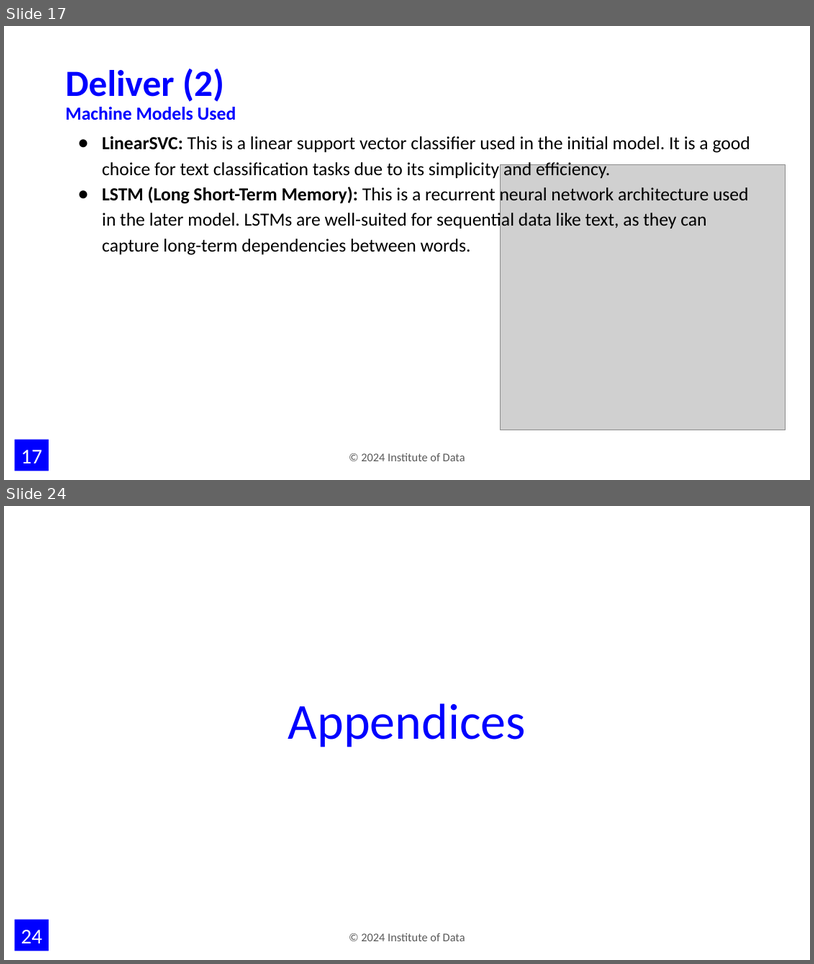
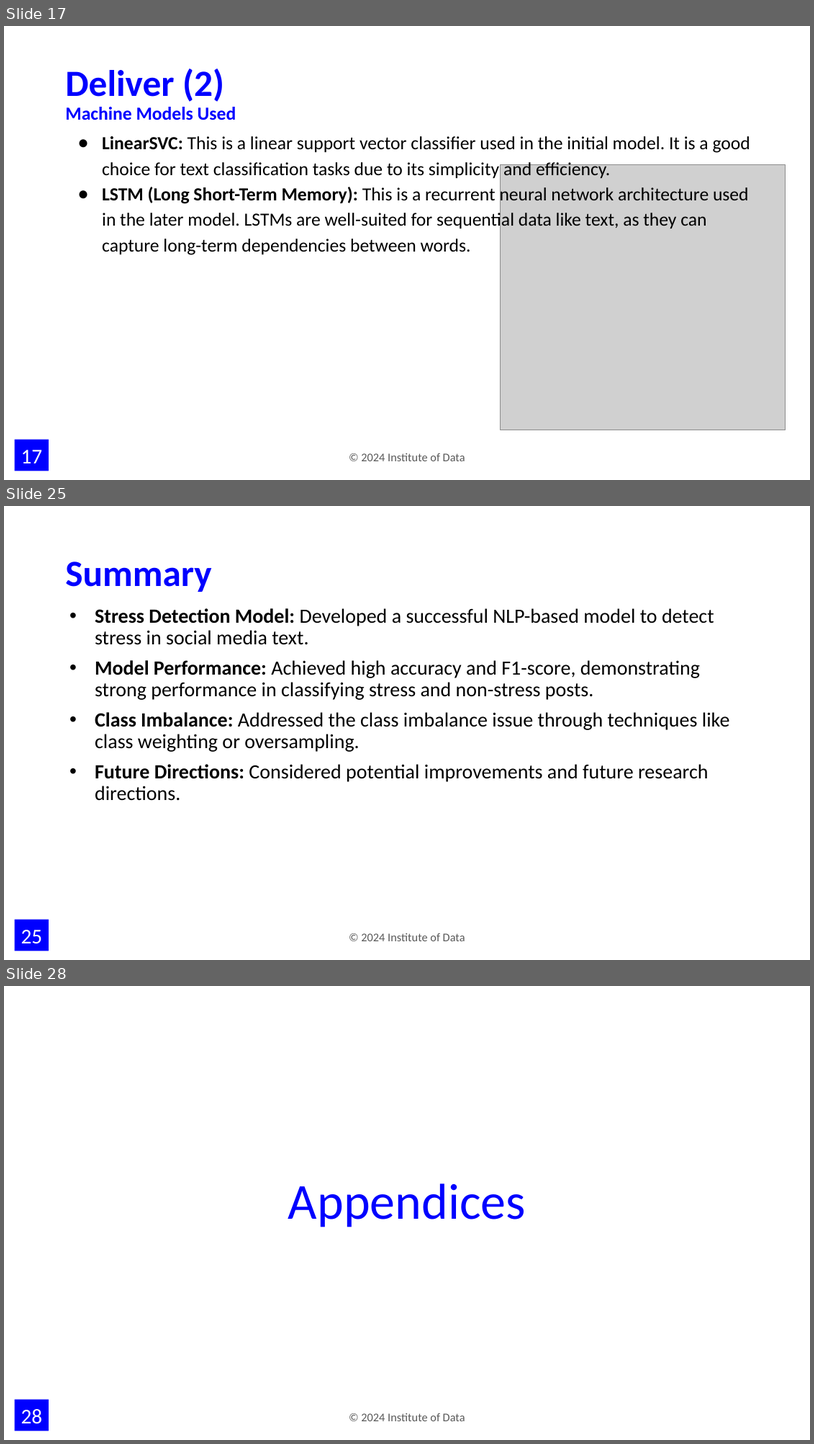
Before and after one commit to jimmychong1983/SocialMediaStressDetection, a slide deck: documentation/Harnessing NLP to Detect Stress in Social Media.pptx. Shown one above the other, each under a label of ours: slides 17 and 24 before the commit, slides 17, 25 and 28 after it; the slides between them are not shown. The pictures are 814x964 and 814x1444 pixels, drawn with LibreOffice and Linux fonts; fonts in the diff are those of the drawing; grey boxes stand for pictures; background and template pictures are left out. Boxes give left, top, right and bottom in pixels: in the first picture for what was removed or moved away, otherwise in the second. Text is boxed around its words. In the diff, an @@ line names an element or a change of style, - is before the commit and + after.

```diff
--- a/documentation/Harnessing NLP to Detect Stress in Social Media.pptx
+++ b/documentation/Harnessing NLP to Detect Stress in Social Media.pptx
@@ slide 25 added at <box>4,506,810,960</box>, background #FFFFFF; not listed: 2 template elements that a slide beside it also shows @@
@@ title added at <box>65,561,211,592</box>, 44 pt, text #0000FF, bold @@
+Summary
@@ text added at <box>95,608,730,800</box>, 24 pt, text #000000 @@
+• Stress Detection Model: Developed a successful NLP-based model to detect stress in social media text.
+• Model Performance: Achieved high accuracy and F1-score, demonstrating strong performance in classifying stress and non-stress posts.
+• Class Imbalance: Addressed the class imbalance issue through techniques like class weighting or oversampling.
+• Future Directions: Considered potential improvements and future research directions.
@@ what was slide 24 is now slide 28 @@
@@ page number at <box>21,1409,43,1424</box>: text changed @@
-24
+28
```
Also in this commit, not shown: 6 slides changed, 5 other slides added, 11 slides removed, 2 other files.
